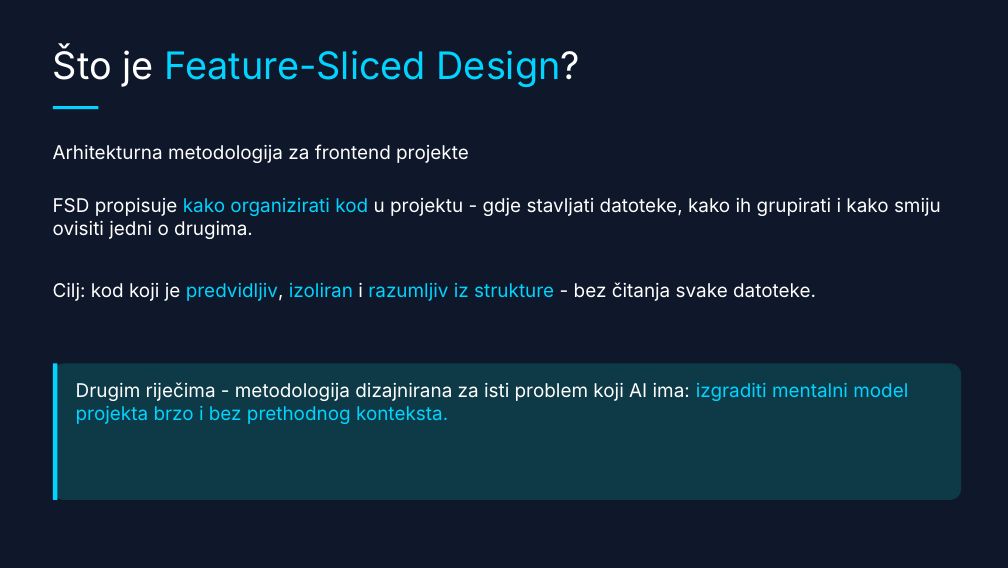
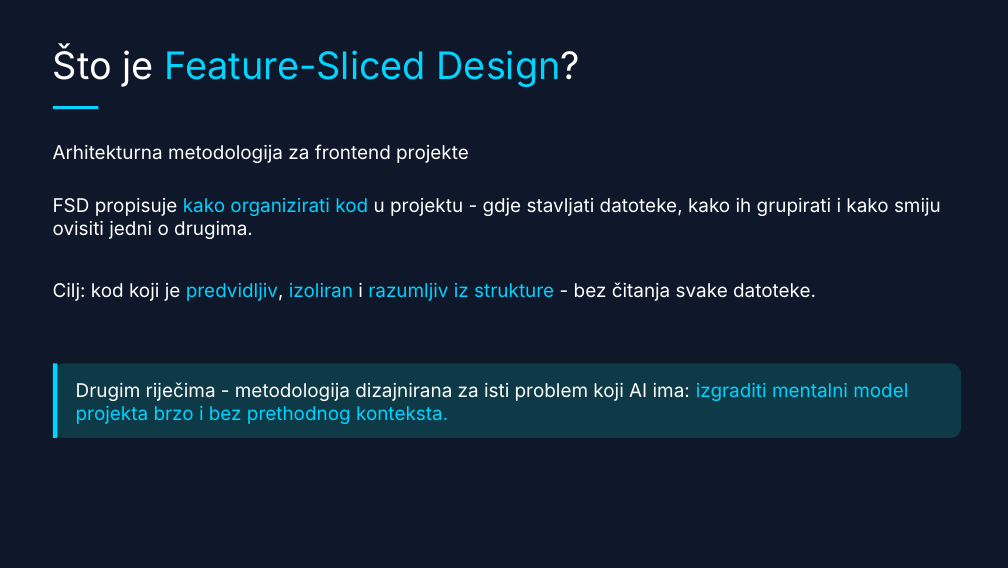
Before and after one commit to doksara/debug-presentation, a slide deck: slide 30 of frontend-arhitektura--dark-tech-with-fsd.pptx (slide 26 before the commit). Drawn at 1008x568 pixels with LibreOffice and Linux fonts; fonts in the diff are those of the drawing. Boxes give left, top, right and bottom in pixels: in the first picture for what was removed or moved away, otherwise in the second. Text is boxed around its words. In the diff, an @@ line names an element or a change of style, - is before the commit and + after.

```diff
--- a/frontend-arhitektura--dark-tech-with-fsd.pptx
+++ b/frontend-arhitektura--dark-tech-with-fsd.pptx
@@ rounded rectangle: place and size @@
-rounded rectangle at [53,363,961,499]
+rounded rectangle at [53,363,961,437]
@@ rounded rectangle at [53,363,961,437]: proportions changed @@
@@ rectangle: place and size @@
-rectangle at [53,363,58,499]
+rectangle at [53,363,58,437]
```
Also in this commit, not shown: 2 other slides changed, 6 slides added, 1 slide removed, 4 other files.
